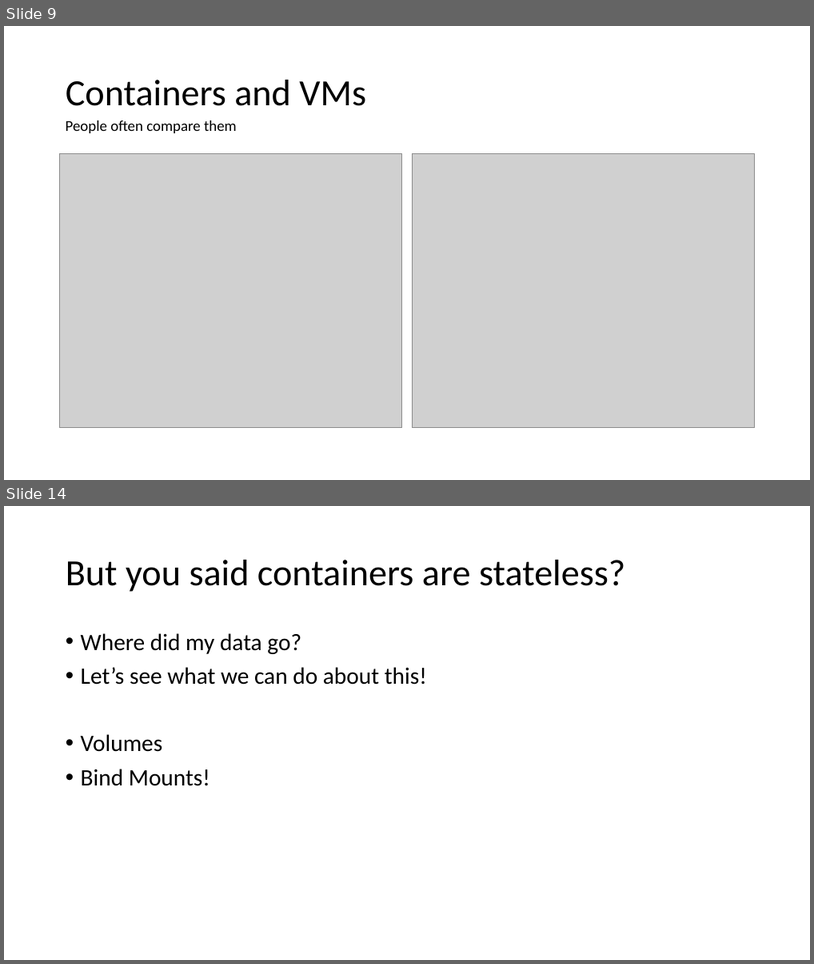
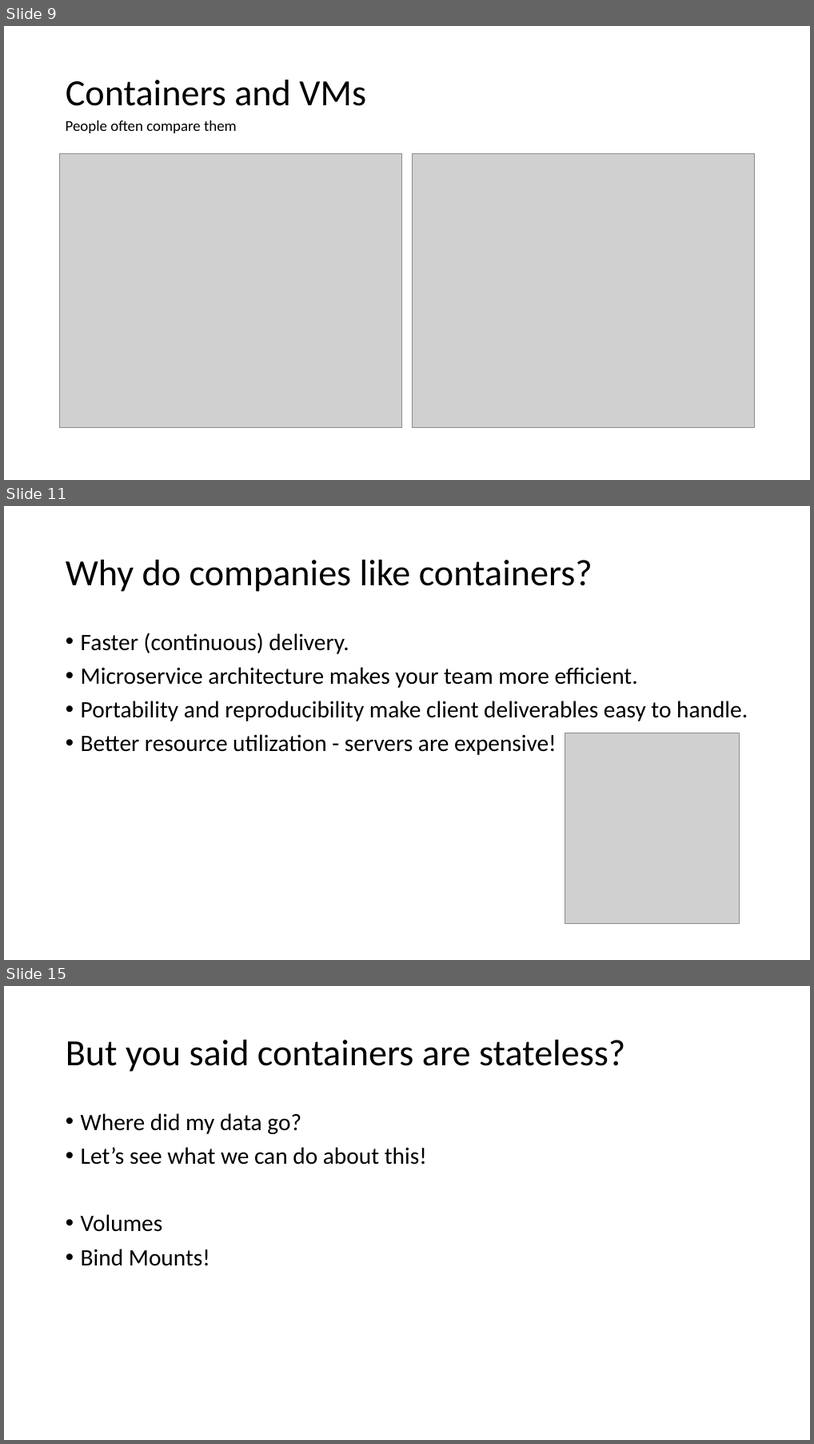
Before and after one commit to agsimeonov/docker-intro-presentation, a slide deck: docker-intro-presentation.pptx. Shown one above the other, each under a label of ours: slides 9 and 14 before the commit, slides 9, 11 and 15 after it; the slides between them are not shown. The pictures are 814x964 and 814x1444 pixels, drawn with LibreOffice and Linux fonts; fonts in the diff are those of the drawing; grey boxes stand for pictures. Boxes give left, top, right and bottom in pixels: in the first picture for what was removed or moved away, otherwise in the second. Text is boxed around its words. In the diff, an @@ line names an element or a change of style, - is before the commit and + after.

```diff
--- a/docker-intro-presentation.pptx
+++ b/docker-intro-presentation.pptx
@@ slide 11 added at <box>4,506,810,960</box>, background #FFFFFF @@
@@ title added at <box>66,560,593,592</box>, 44 pt, text #000000 @@
+Why do companies like containers?
@@ text added at <box>81,632,748,755</box>, 28 pt, text #000000 @@
+• Faster (continuous) delivery.
+• Microservice architecture makes your team more efficient.
+• Portability and reproducibility make client deliverables easy to handle.
+• Better resource utilization - servers are expensive!
@@ picture added at <box>565,732,740,924</box> @@
@@ what was slide 14 is now slide 15 @@
```
Also in this commit, not shown: 9 slides changed, 2 other slides added, 2 other files.
